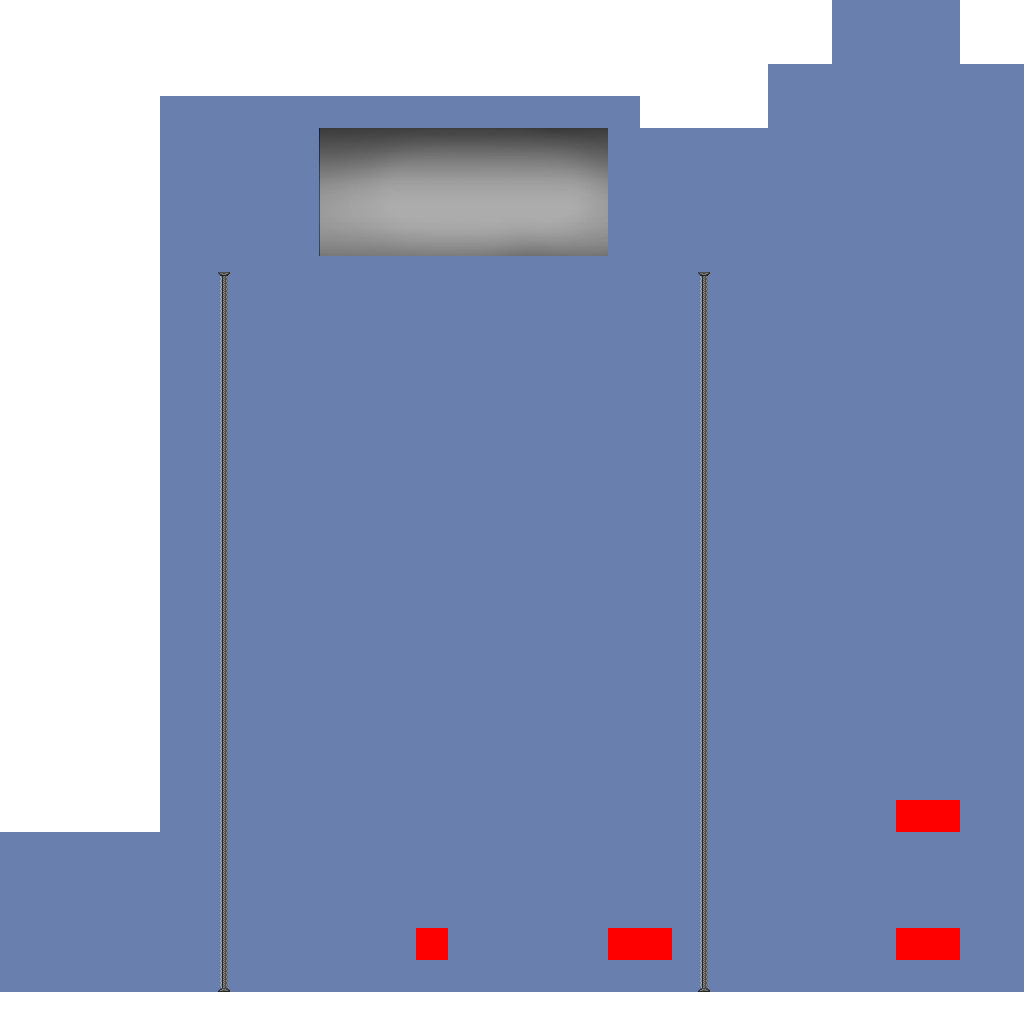
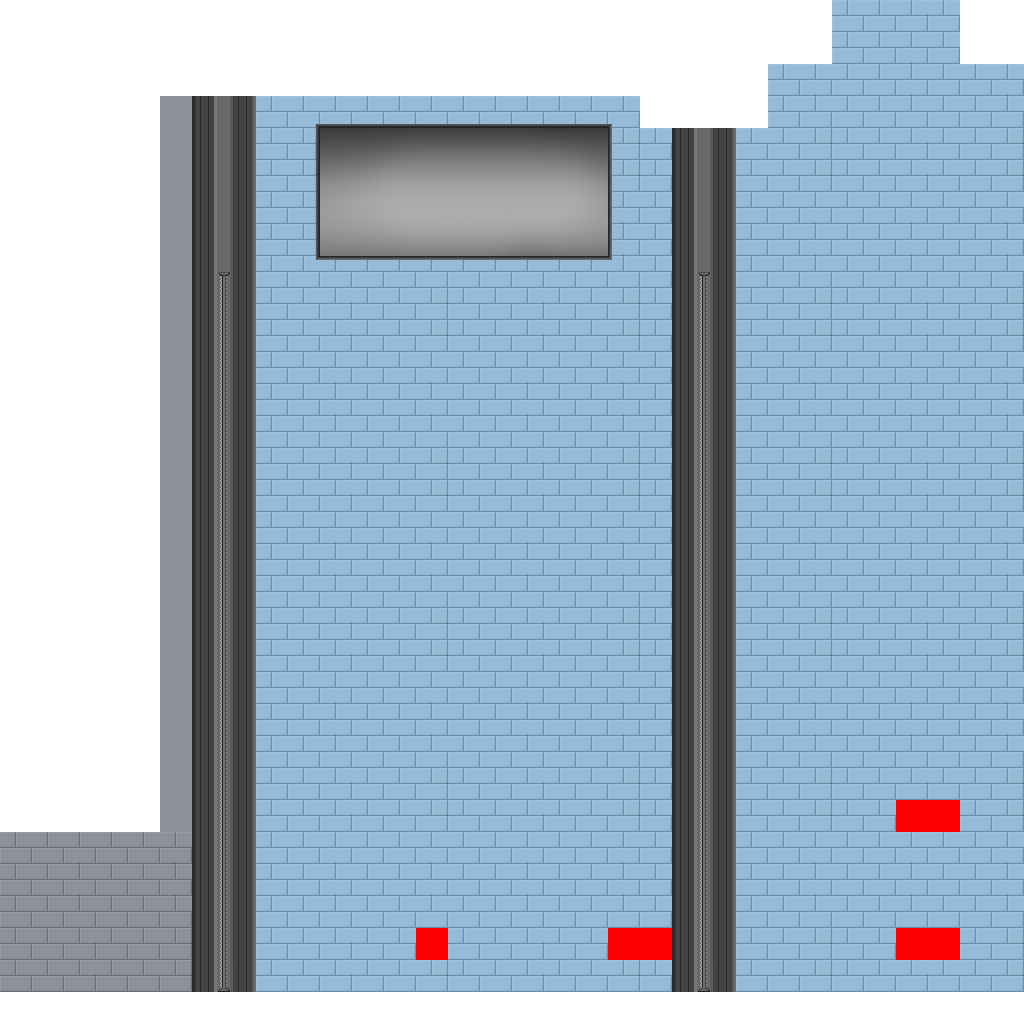
Layer changes from the first 1024px x 1024px image to the second:
painted on "Layer 5" over left=316, top=124, right=612, bottom=260
added layer "Layer 7" above "Layer 6" over left=0, top=0, right=1024, bottom=992
added layer "Layer 6" above "Layer 1" over left=0, top=96, right=736, bottom=992
painted on "Layer 1" over left=0, top=0, right=1024, bottom=992
